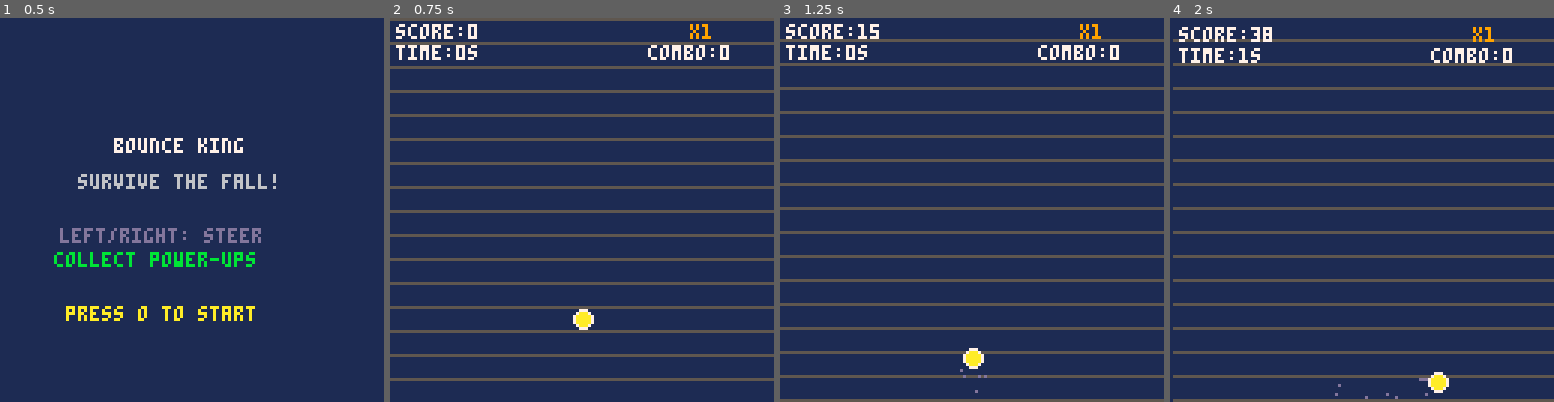
Above: before the commit, frames 1-4 (left to right).
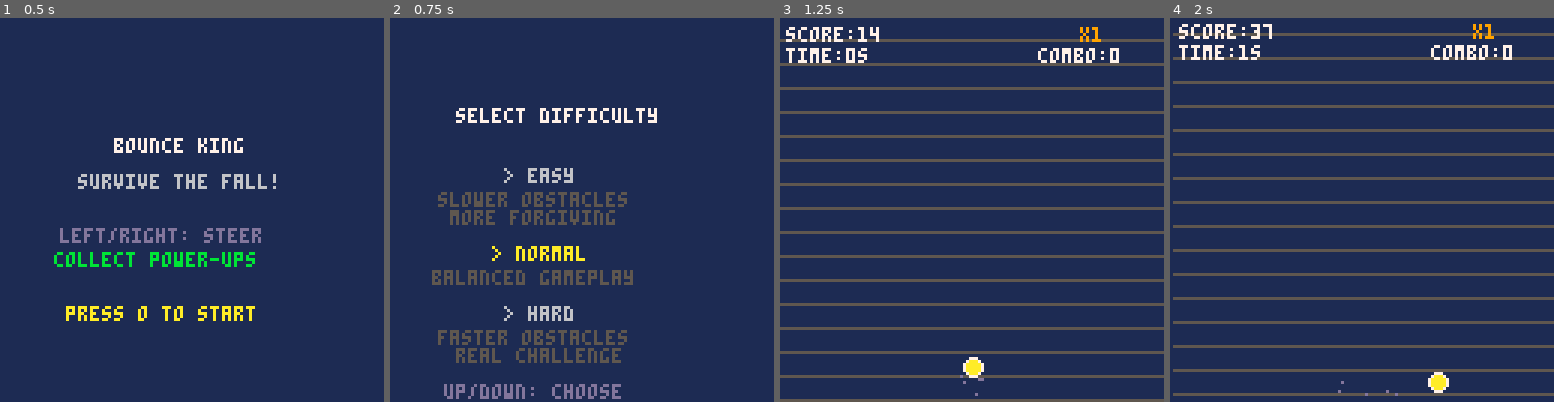
Above: after the commit, the same moments.

Repository: jeffcampbell/game-a-day
Game: PICO-8 cartridge games/2026-02-27/game.p8
Two runs of this game, one before a commit and one after it. Both use one fixed random seed, a clock stepped at 60 frames per second and the inputs below.
Inputs:
- Up to frame 1 (0.5 s): tap X (X key) at 0.33 s
- Up to frame 2 (0.75 s): tap O (Z key) at 0.7 s
- Up to frame 3 (1.25 s): tap X (X key) at 1.07 s
- Up to frame 4 (2 s): hold Right from 1.6 s (still down); tap O (Z key) at 1.7 s; tap X (X key) at 1.85 s

Frame 1 is identical in both runs. In frame 2, 19% of the frame differs, in the area x 0-100%, y 0-100%; in frame 3, 1.7%; in frame 4, 26%, in the area x 0-100%, y 1-100%.

Commit message:
Add difficulty selection menu to Bounce King
Implements a new difficulty selection screen between the main menu and gameplay:
- Three difficulty levels: Easy, Normal, and Hard
- Easy: 0.3 scroll speed, 80 frame spawn interval (slower, more forgiving)
- Normal: 0.5 scroll speed, 60 frame spawn interval (balanced)
- Hard: 0.8 scroll speed, 40 frame spawn interval (faster, more challenging)

Navigation:
- Up/Down arrows to select difficulty level
- O button to confirm and start game
- Visual highlighting of current selection with descriptions

Preserves existing difficulty progression system that kicks in during gameplay.
Test infrastructure logs difficulty selection and navigation events.

Co-Authored-By: Claude Sonnet 4.5 <noreply@anthropic.com>

Diff:
--- a/games/2026-02-27/game.p8
+++ b/games/2026-02-27/game.p8
@@ -34,6 +34,9 @@
 multiplier = 1.0
 diff_level = 1
 combo = 0
+difficulty = 2  -- 1=easy, 2=normal, 3=hard
+diff_selection = 2  -- current selection cursor
+input_cooldown = 0  -- navigation delay
 
 -- visual juice
 shake_time = 0
@@ -86,6 +89,8 @@
 function _update()
   if state == "menu" then
     update_menu()
+  elseif state == "difficulty_select" then
+    update_difficulty_select()
   elseif state == "play" then
     update_play()
   elseif state == "gameover" then
@@ -101,6 +106,8 @@
 
   if state == "menu" then
     draw_menu()
+  elseif state == "difficulty_select" then
+    draw_difficulty_select()
   elseif state == "play" then
     draw_play()
   elseif state == "gameover" then
@@ -144,9 +151,9 @@
 -- menu state
 function update_menu()
   if test_input() & 16 > 0 then
-    state = "play"
-    _log("state:play")
-    init_game()
+    state = "difficulty_select"
+    _log("state:difficulty_select")
+    diff_selection = difficulty  -- reset to last selected
   end
 end
 
@@ -159,6 +166,65 @@
   if highscore > 0 then
     print("high: "..highscore, 40, 110, 9)
   end
+end
+
+-- difficulty selection state
+function update_difficulty_select()
+  local input = test_input()
+
+  -- update cooldown
+  if input_cooldown > 0 then
+    input_cooldown -= 1
+  end
+
+  -- navigation with cooldown
+  if input_cooldown == 0 then
+    if input & 4 > 0 then  -- up
+      diff_selection = max(1, diff_selection - 1)
+      sfx(1)
+      _log("difficulty_nav:up")
+      input_cooldown = 10
+    end
+    if input & 8 > 0 then  -- down
+      diff_selection = min(3, diff_selection + 1)
+      sfx(1)
+      _log("difficulty_nav:down")
+      input_cooldown = 10
+    end
+  end
+
+  -- confirm
+  if input & 16 > 0 then  -- O button
+    difficulty = diff_selection
+    local diff_names = {"easy", "normal", "hard"}
+    _log("difficulty_select:"..diff_names[difficulty])
+    state = "play"
+    _log("state:play")
+    init_game()
+  end
+end
+
+function draw_difficulty_select()
+  print("select difficulty", 22, 30, 7)
+
+  -- easy option
+  local col1 = diff_selection == 1 and 10 or 6
+  print("> easy", 38, 50, col1)
+  print("slower obstacles", 16, 58, 5)
+  print("more forgiving", 20, 64, 5)
+
+  -- normal option
+  local col2 = diff_selection == 2 and 10 or 6
+  print("> normal", 34, 76, col2)
+  print("balanced gameplay", 14, 84, 5)
+
+  -- hard option
+  local col3 = diff_selection == 3 and 10 or 6
+  print("> hard", 38, 96, col3)
+  print("faster obstacles", 16, 104, 5)
+  print("real challenge", 22, 110, 5)
+
+  print("up/down: choose", 18, 122, 13)
 end
 
 -- game initialization
@@ -182,10 +248,21 @@
   shield_time = 0
   slowmo_time = 0
   doublescore_time = 0
-  scroll_speed = 0.5
-  obs_interval = 60
+
+  -- set initial parameters based on difficulty
+  if difficulty == 1 then  -- easy
+    scroll_speed = 0.3
+    obs_interval = 80
+  elseif difficulty == 2 then  -- normal
+    scroll_speed = 0.5
+    obs_interval = 60
+  elseif difficulty == 3 then  -- hard
+    scroll_speed = 0.8
+    obs_interval = 40
+  end
+
   music(0)  -- start background music
-  _log("game_init")
+  _log("game_init:difficulty="..difficulty)
 end
 
 -- play state
Not shown, changed: games/2026-02-27/game.js
